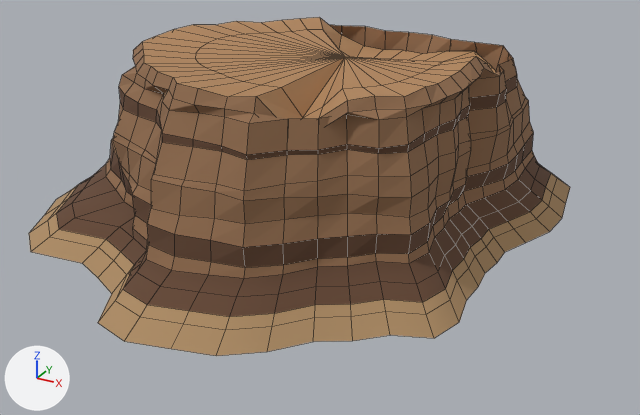
A saved change to the Blender file assets/racing/raid/kaki-raid-environment-kit-v1.blend.
Rendered twice from a 50 mm lens placed at (47.9, -90.0, 45.3), pointed at (-0.2, -2.4, 1.6). The axes (+X, +Y, +Z) are drawn at lower left. The lights are the same throughout. The picture after the commit comes second. Mesh edges are drawn as thin lines.

Objects in the first picture: 'RaidMesa-0-body'.
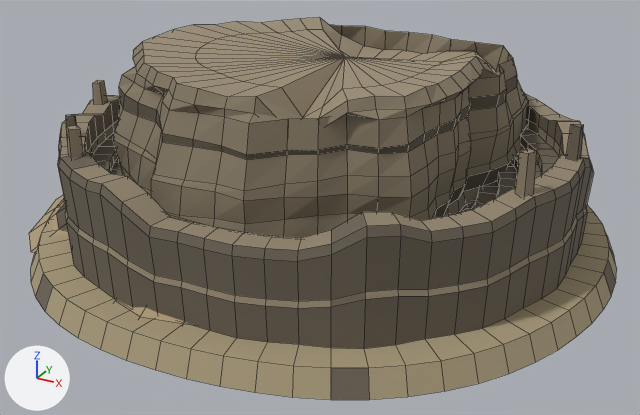
Edits to the bpy script that builds the scene:
```text
Change mat_raidrock:
    mat_raidrock.base_color: (0.285, 0.152, 0.076) -> (0.238, 0.196, 0.132)  # brown #916d4e -> brown #867a66
Change mat_raidrockdark:
    mat_raidrockdark.base_color: (0.128, 0.062, 0.033) -> (0.108, 0.088, 0.06)  # brown #644633 -> brown #5c5445
Change mat_raidsandapron:
    mat_raidsandapron.base_color: (0.42, 0.262, 0.128) -> (0.43, 0.33, 0.196)  # brown #ad8c64 -> beige #af9b7a
Change mat_raidrockwarm:
    mat_raidrockwarm.base_color: (0.445, 0.24, 0.108) -> (0.333, 0.274, 0.185)  # brown #b2865c -> brown #9c8f77
Add mat_raidruinsand:
    mat_raidruinsand = principled_material('RaidRuinSand')
    mat_raidruinsand.base_color = (0.4, 0.33, 0.202)  # beige #aa9b7c
    mat_raidruinsand.roughness = 0.96
Add mat_raidruinstone:
    mat_raidruinstone = principled_material('RaidRuinStone')
    mat_raidruinstone.base_color = (0.288, 0.234, 0.158)  # brown #92856f
    mat_raidruinstone.roughness = 0.9
Add mat_raidruinshade:
    mat_raidruinshade = principled_material('RaidRuinShade')
    mat_raidruinshade.base_color = (0.152, 0.126, 0.092)  # brown #6d6356
    mat_raidruinshade.roughness = 0.94
Add me_raidamphitheatre_0_body:
    me_raidamphitheatre_0_body.from_pydata(...)  # 1881 vertices, 1794 faces; spans x -36.3..34.8, y -35.3..37.4, z -2.6..16.5
    # faces by material slot: [570, 818, 406]
    me_raidamphitheatre_0_body.materials.append(mat_raidruinstone)  # brown #92856f
    me_raidamphitheatre_0_body.materials.append(mat_raidruinshade)  # brown #6d6356
    me_raidamphitheatre_0_body.materials.append(mat_raidruinsand)  # beige #aa9b7c
Add ob_raidamphitheatre_0_body:
    ob_raidamphitheatre_0_body = bpy.data.objects.new('RaidAmphitheatre-0-body', me_raidamphitheatre_0_body)
    ob_raidamphitheatre_0_body.parent = ob_raidamphitheatre_0
    ob_raidamphitheatre_0_body.location = (0.0, 0.0, 0.0)
Add ob_raidamphitheatre_0:
    ob_raidamphitheatre_0 = bpy.data.objects.new('RaidAmphitheatre-0', None)
    ob_raidamphitheatre_0.location = (0.0, 0.0, 0.0)
```

What differs and where, as boxes [x1, y1, x2, y2] in the pictures (640 x 415 px):
'RaidMesa-0-body', recoloured
    both: [29, 17, 529, 324]
'RaidAmphitheatre-0-body', added
    after: [30, 80, 617, 400]
    faces in mat_raidruinshade (brown #6d6356): [35, 93, 615, 400]
    faces in mat_raidruinsand (beige #aa9b7c): [30, 199, 617, 400]
    faces in mat_raidruinstone (brown #92856f): [60, 80, 589, 308]
